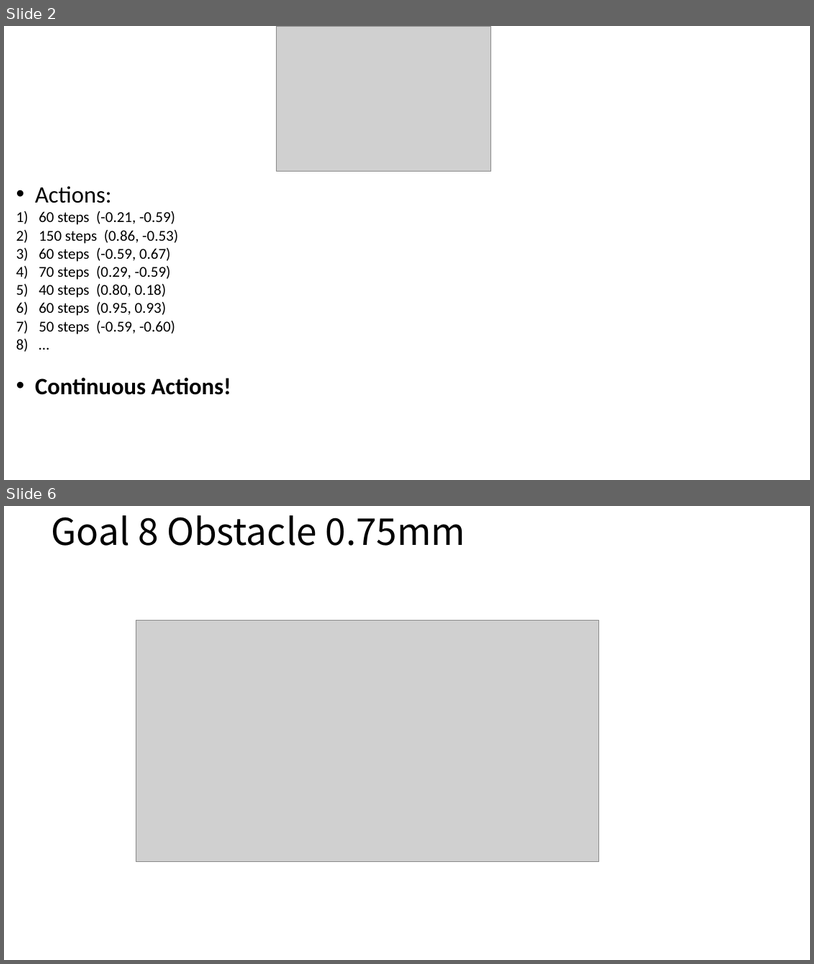
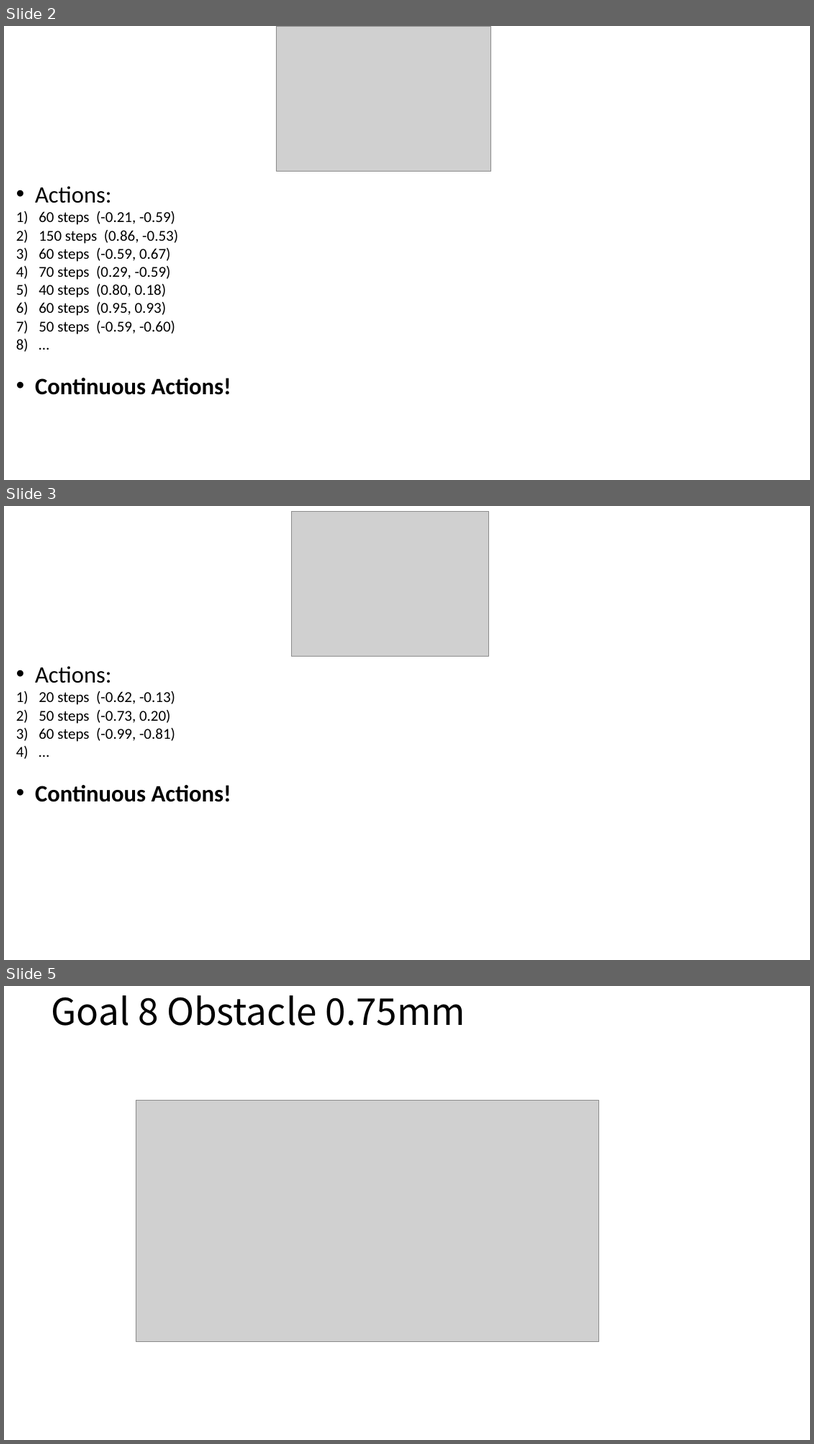
Before and after one commit to ShuoZ9379/t42_hand, a slide deck: zs_sim_robot/meeting_7/meeting_7.pptx. Shown one above the other, each under a label of ours: slides 2 and 6 before the commit, slides 2, 3 and 5 after it; the slides between them are not shown. The pictures are 814x964 and 814x1444 pixels, drawn with LibreOffice and Linux fonts; fonts in the diff are those of the drawing; grey boxes stand for pictures. Boxes give left, top, right and bottom in pixels: in the first picture for what was removed or moved away, otherwise in the second. Text is boxed around its words. In the diff, an @@ line names an element or a change of style, - is before the commit and + after.

```diff
--- a/zs_sim_robot/meeting_7/meeting_7.pptx
+++ b/zs_sim_robot/meeting_7/meeting_7.pptx
@@ slide 3 added at (x1=4, y1=506, x2=810, y2=960), background #FFFFFF @@
@@ picture added at (x1=291, y1=512, x2=489, y2=656) @@
@@ text added at (x1=35, y1=666, x2=232, y2=802), 18 pt, text #000000 @@
+• Actions:
+1) 20 steps (-0.62, -0.13)
+2) 50 steps (-0.73, 0.20)
+3) 60 steps (-0.99, -0.81)
+4) …
+• Continuous Actions!
@@ what was slide 6 is now slide 5 @@
```
Also in this commit, not shown: 1 other slide added, 3 slides removed, 1 other file.
